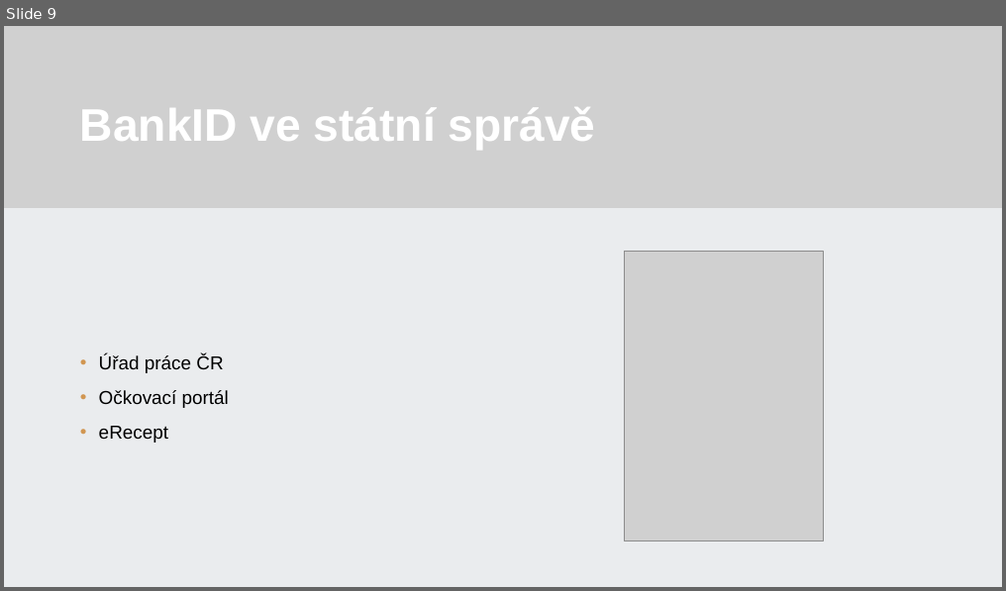
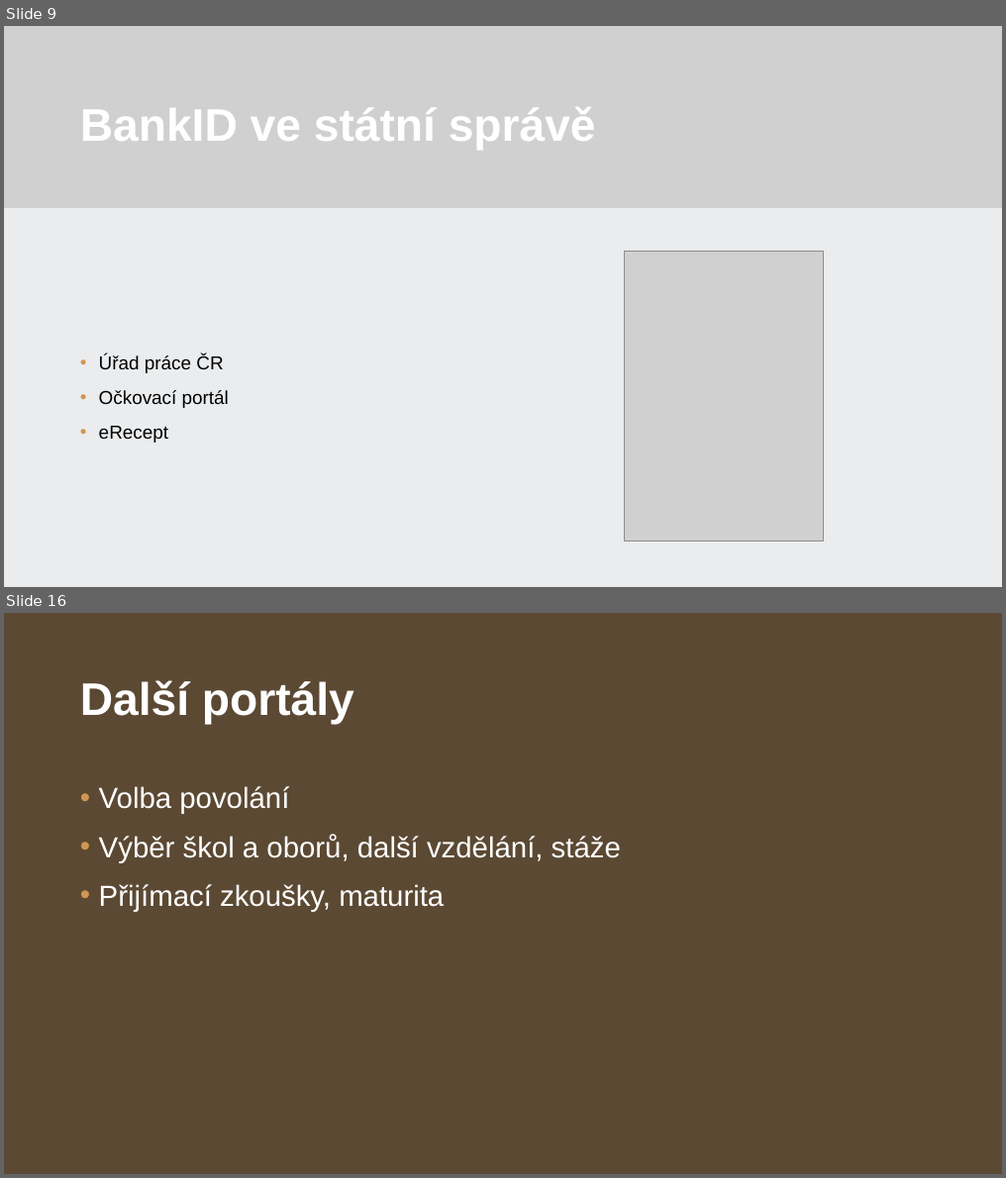
Before and after one commit to 22maixner/prezentace, a slide deck: Maixner.pptx. Shown one above the other, each under a label of ours: slide 9 before the commit, slides 9 and 16 after it; the slides between them are not shown. The pictures are 1006x591 and 1006x1178 pixels, drawn with LibreOffice and Linux fonts; fonts in the diff are those of the drawing; grey boxes stand for pictures; background and template pictures are left out. Boxes give left, top, right and bottom in pixels: in the first picture for what was removed or moved away, otherwise in the second. Text is boxed around its words. In the diff, an @@ line names an element or a change of style, - is before the commit and + after.

```diff
--- a/Maixner.pptx
+++ b/Maixner.pptx
@@ slide 16 added at (4,613,1002,1174), background #FFFFFF @@
@@ rectangle added at (4,613,1002,1174), fill #5B4933 @@
@@ title added at (80,680,354,725), 44 pt, text #FFFFFF, bold @@
+Další portály
@@ text added at (99,786,621,912), 28 pt, text #FFFFFF @@
+• Volba povolání
+• Výběr škol a oborů, další vzdělání, stáže
+• Přijímací zkoušky, maturita
```
Also in this commit, not shown: 3 slides changed, 7 other slides added, 10 slides removed, 1 other file.
